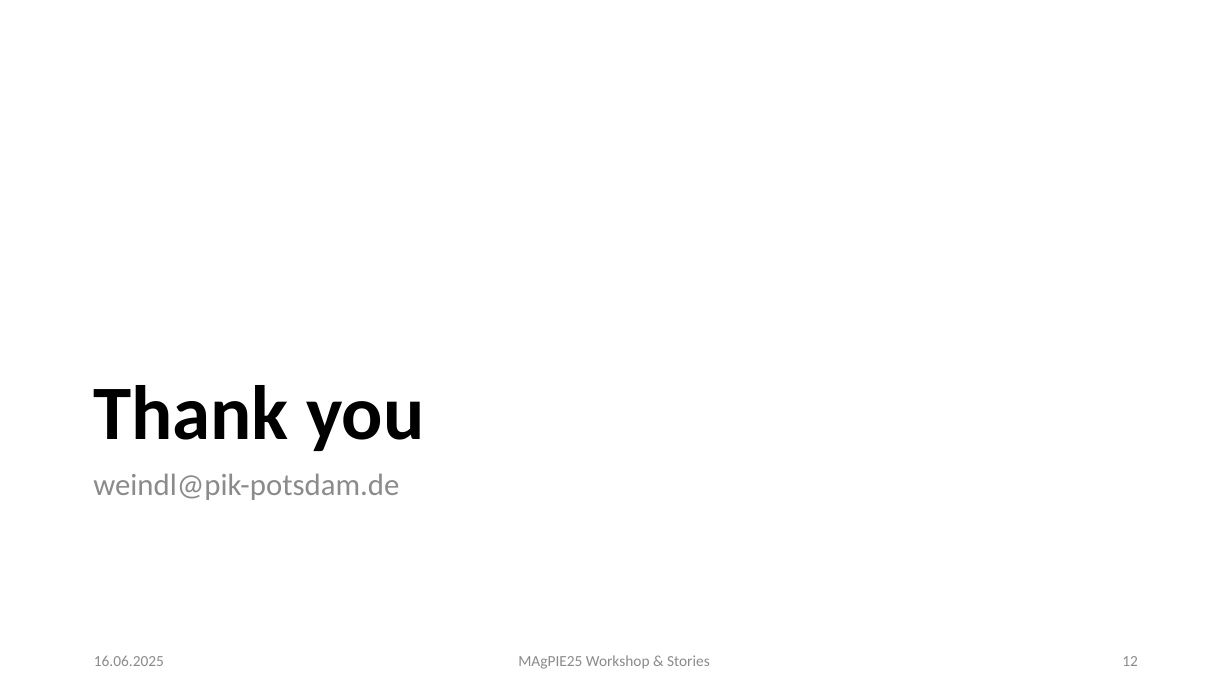
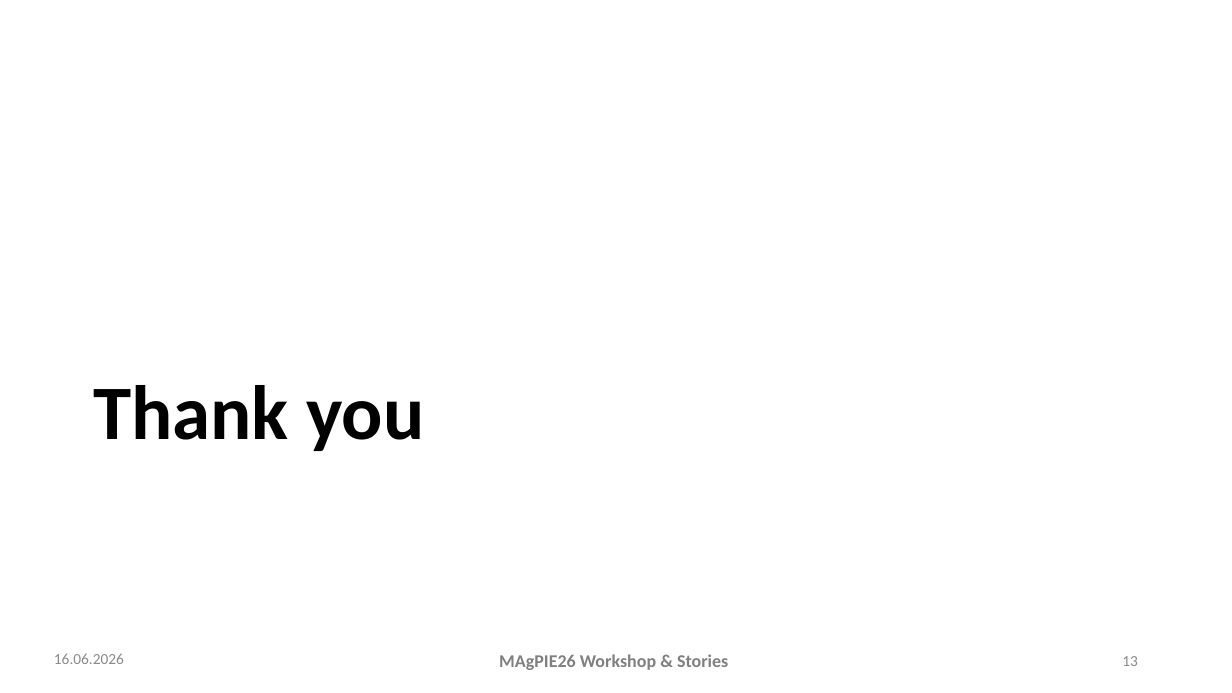
Before and after one commit to magpiemodel/magpiemodel.github.io, a slide deck: slide 13 of assets/slides/GAMS code, modules & realizations.pptx (slide 12 before the commit). Drawn at 1232x693 pixels with LibreOffice and Linux fonts; fonts in the diff are those of the drawing. Boxes give left, top, right and bottom in pixels: in the first picture for what was removed or moved away, otherwise in the second. Text is boxed around its words. In the diff, an @@ line names an element or a change of style, - is before the commit and + after.

```diff
--- a/assets/slides/GAMS code, modules & realizations.pptx
+++ b/assets/slides/GAMS code, modules & realizations.pptx
@@ text removed at (x1=93, y1=473, x2=399, y2=500) @@
-weindl@pik-potsdam.de
@@ text at (x1=54, y1=653, x2=124, y2=664): text changed @@
-16.06.2025
+16.06.2026
@@ text at (x1=499, y1=654, x2=728, y2=670): text changed; size 12 to 14 pt; text colour #8C8C8C to #808080; bold on @@
-MAgPIE25 Workshop & Stories
+MAgPIE26 Workshop & Stories
@@ page number at (x1=1122, y1=656, x2=1138, y2=666): text changed @@
-12
+13
```
Also in this commit, not shown: 11 other slides changed, 1 slide added.
